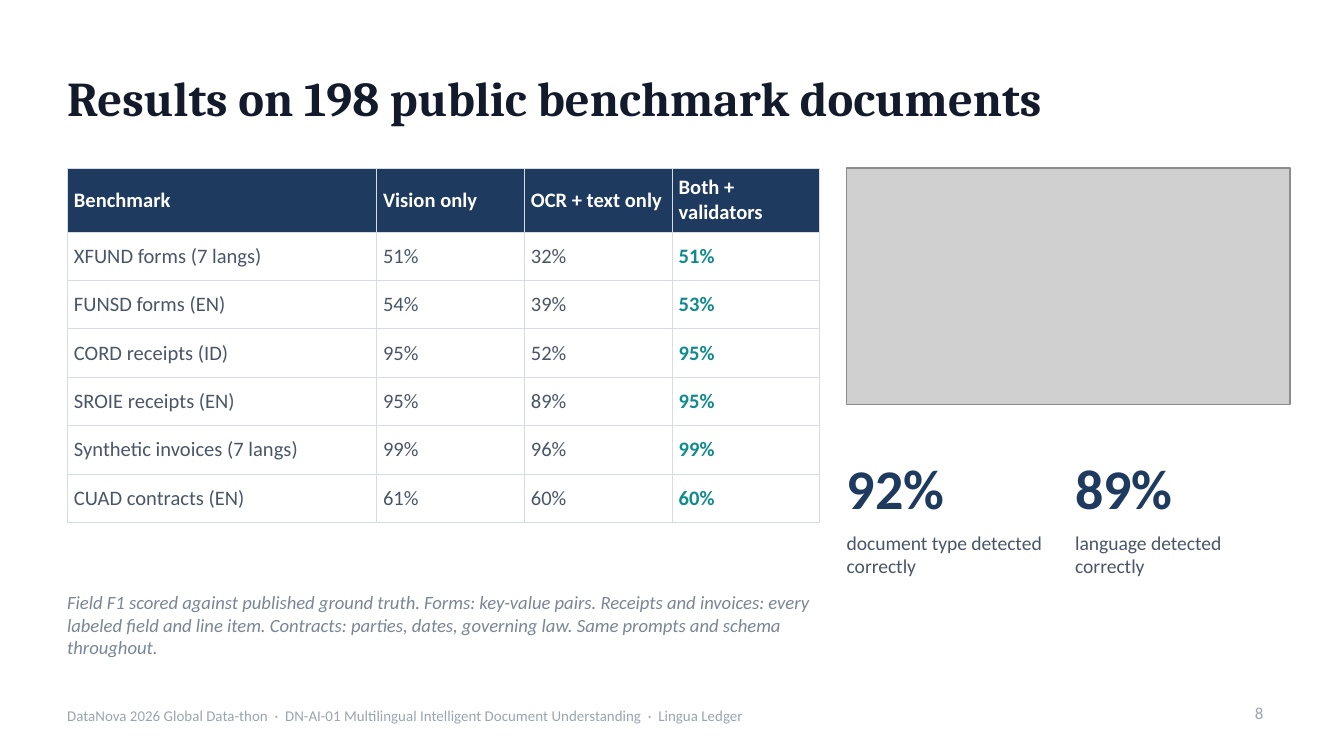
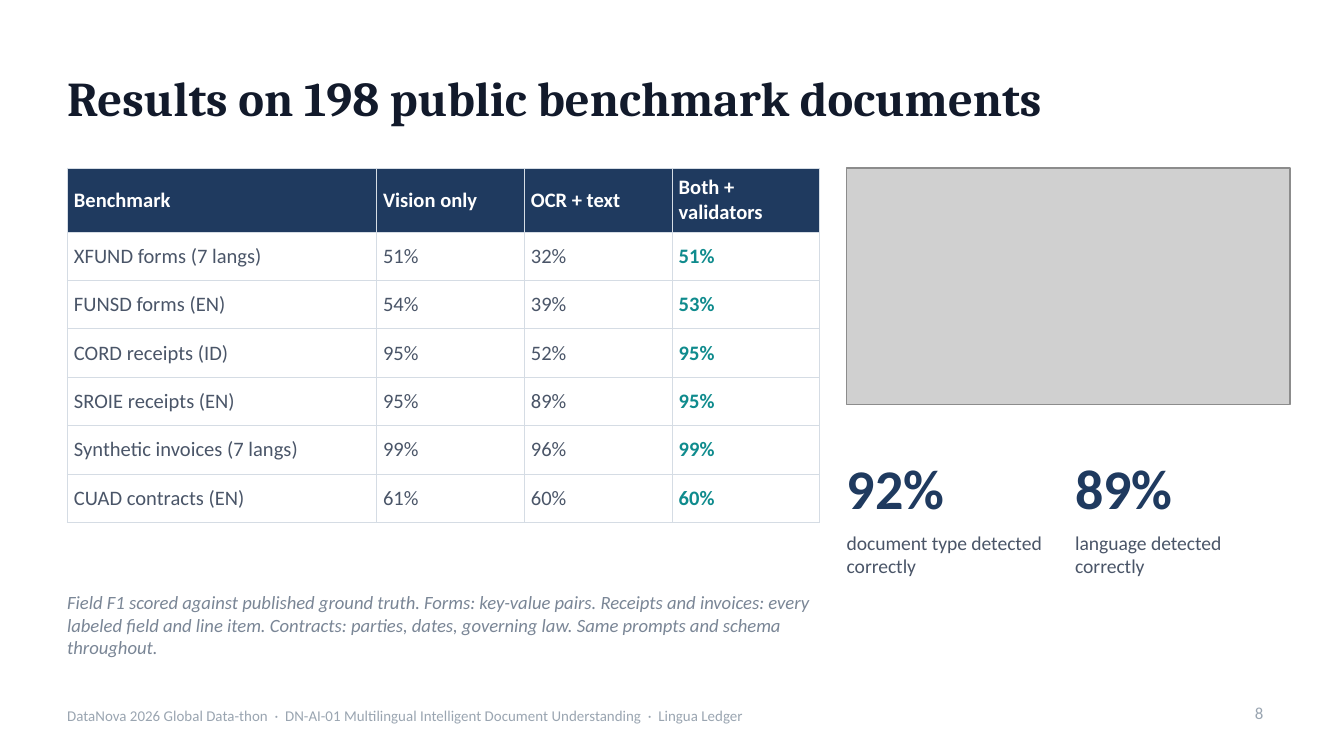
Before and after one commit to rishavnaskar/lingua-ledger, a slide deck: slide 8 of deck/LinguaLedger-DataNova2026-Round1.pptx. Drawn at 1344x756 pixels with LibreOffice and Linux fonts; fonts in the diff are those of the drawing; grey boxes stand for pictures. Boxes give left, top, right and bottom in pixels: in the first picture for what was removed or moved away, otherwise in the second. Text is boxed around its words. In the diff, an @@ line names an element or a change of style, - is before the commit and + after.

Commit message:
Arbiter for reader disputes, anomaly checks with vendor memory, learning from review
The arbiter sends a crop around both candidate values to the vision model when
the readers disagree. Measured on the 198-document run: overriding values did
not help (76.3% to 75.4% on disputed fields), so the verdict is a confidence
signal by default (ECE 0.022 to 0.016). Deterministic anomaly checks compare a
document against a ledger memory of posted vendors. Reviewer decisions refit the
isotonic calibrator on the spot; the web shows the effect before and after.

```diff
--- a/deck/LinguaLedger-DataNova2026-Round1.pptx
+++ b/deck/LinguaLedger-DataNova2026-Round1.pptx
@@ table at (x1=67, y1=168, x2=820, y2=512) @@
-row 1, column 3: OCR + text only
+row 1, column 3: OCR + text
```
Also in this commit, not shown: 4 other slides changed, 39 other files.
